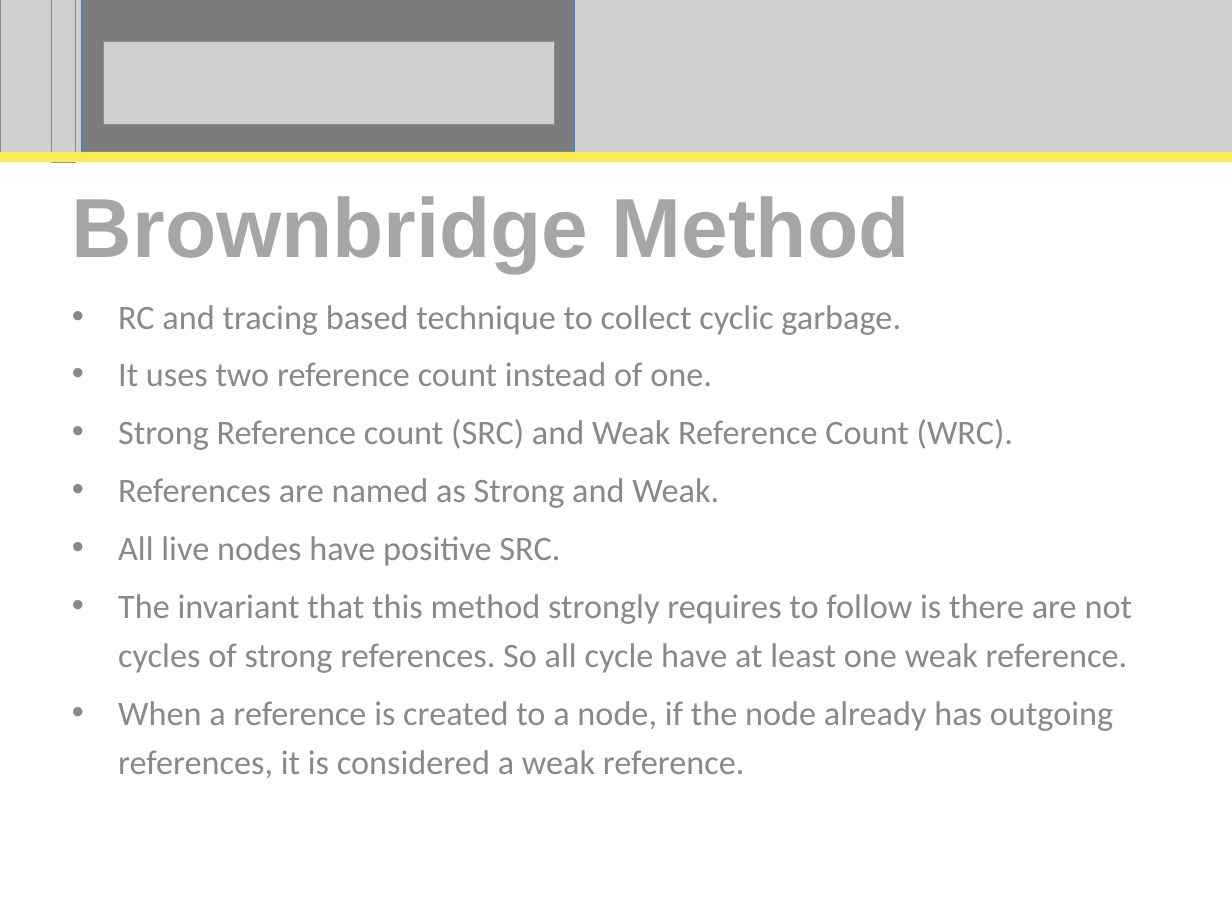
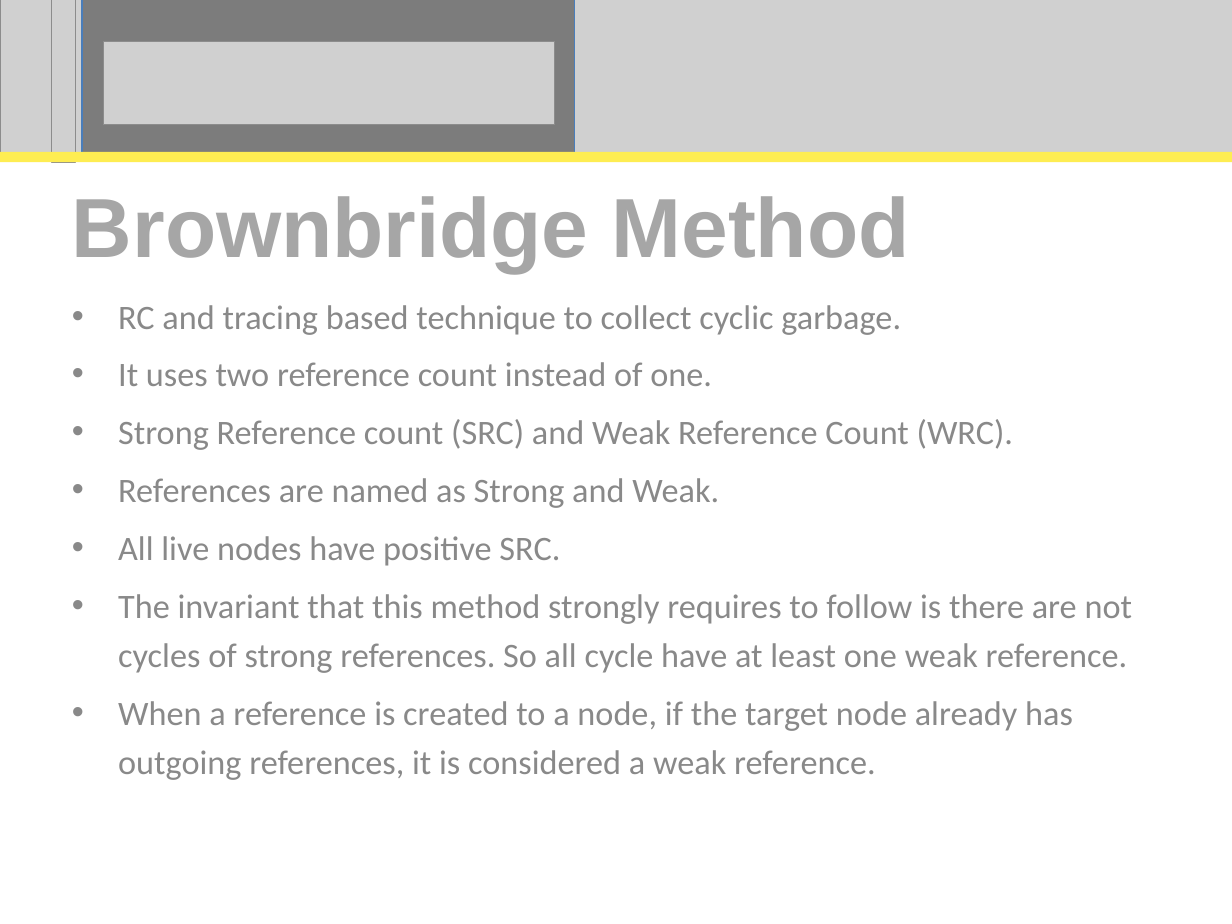
Before and after one commit to perpetualcoder/thesis, a slide deck: slide 17 of thesis-writing/thesisppt/Proposal.ppt. Drawn at 1232x924 pixels with LibreOffice and Linux fonts; fonts in the diff are those of the drawing; grey boxes stand for pictures. Boxes give left, top, right and bottom in pixels: in the first picture for what was removed or moved away, otherwise in the second. Text is boxed around its words. In the diff, an @@ line names an element or a change of style, - is before the commit and + after.

```diff
--- a/thesis-writing/thesisppt/Proposal.ppt
+++ b/thesis-writing/thesisppt/Proposal.ppt
@@ subtitle at <box>118,701,1073,780</box>: text changed @@
-• When a reference is created to a node, if the node already has outgoing references, it is considered a weak reference.
+• When a reference is created to a node, if the target node already has outgoing references, it is considered a weak reference.
```
Also in this commit, not shown: 6 other slides changed.
